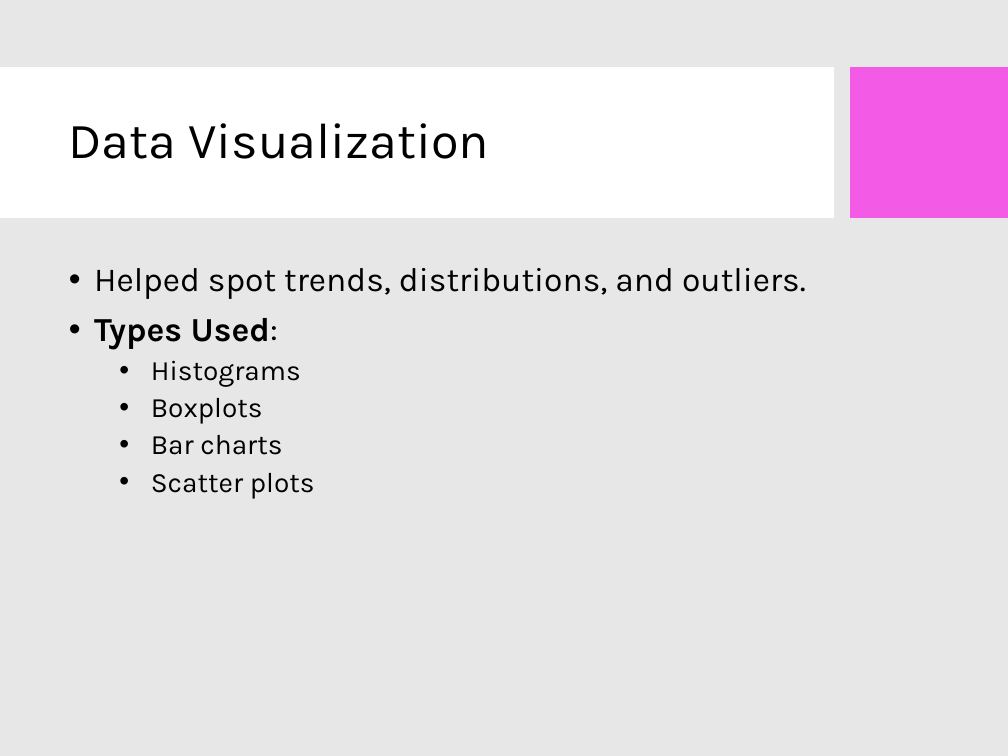
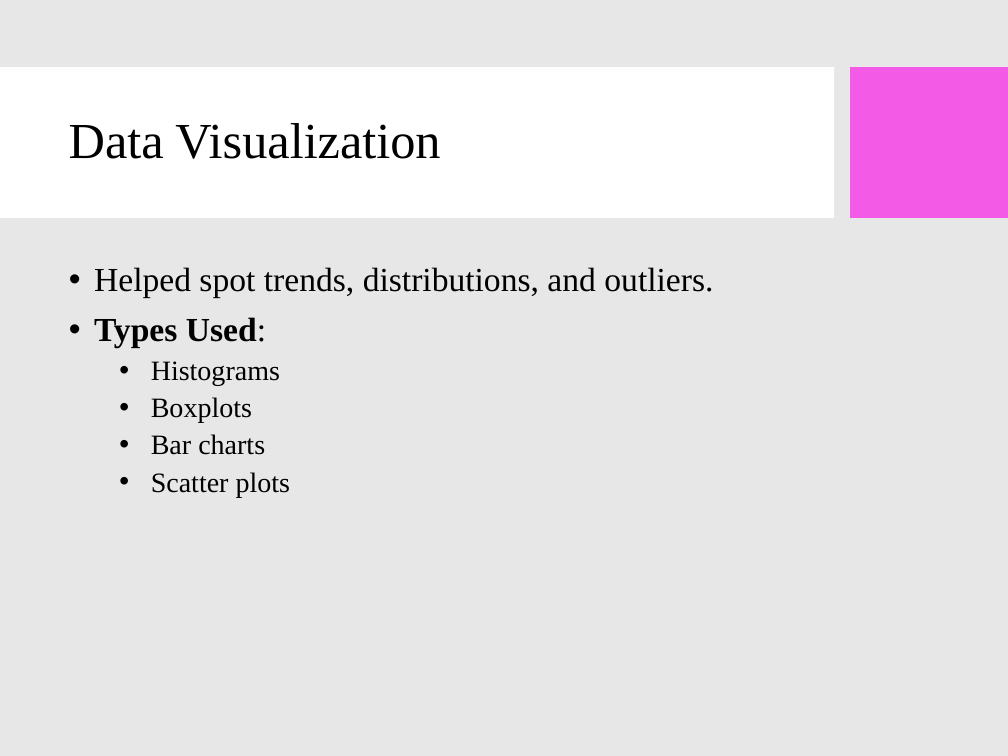
Before and after one commit to Krishna-S-2004/Python-RE, a slide deck: slide 11 of Krishna Housing_EDA_Presentation.pptx. Drawn at 1008x756 pixels with LibreOffice and Linux fonts; fonts in the diff are those of the drawing; background and template pictures are left out. Boxes give left, top, right and bottom in pixels: in the first picture for what was removed or moved away, otherwise in the second. Text is boxed around its words. In the diff, an @@ line names an element or a change of style, - is before the commit and + after.

```diff
--- a/Krishna Housing_EDA_Presentation.pptx
+++ b/Krishna Housing_EDA_Presentation.pptx
@@ title "Data Visualization" at [69, 123, 440, 159]: font Karla to Times New Roman @@
@@ text "Helped spot trends, distributions, and ..." at [94, 267, 713, 497]: font Karla to Times New Roman @@
```
Also in this commit, not shown: 15 other slides changed.
